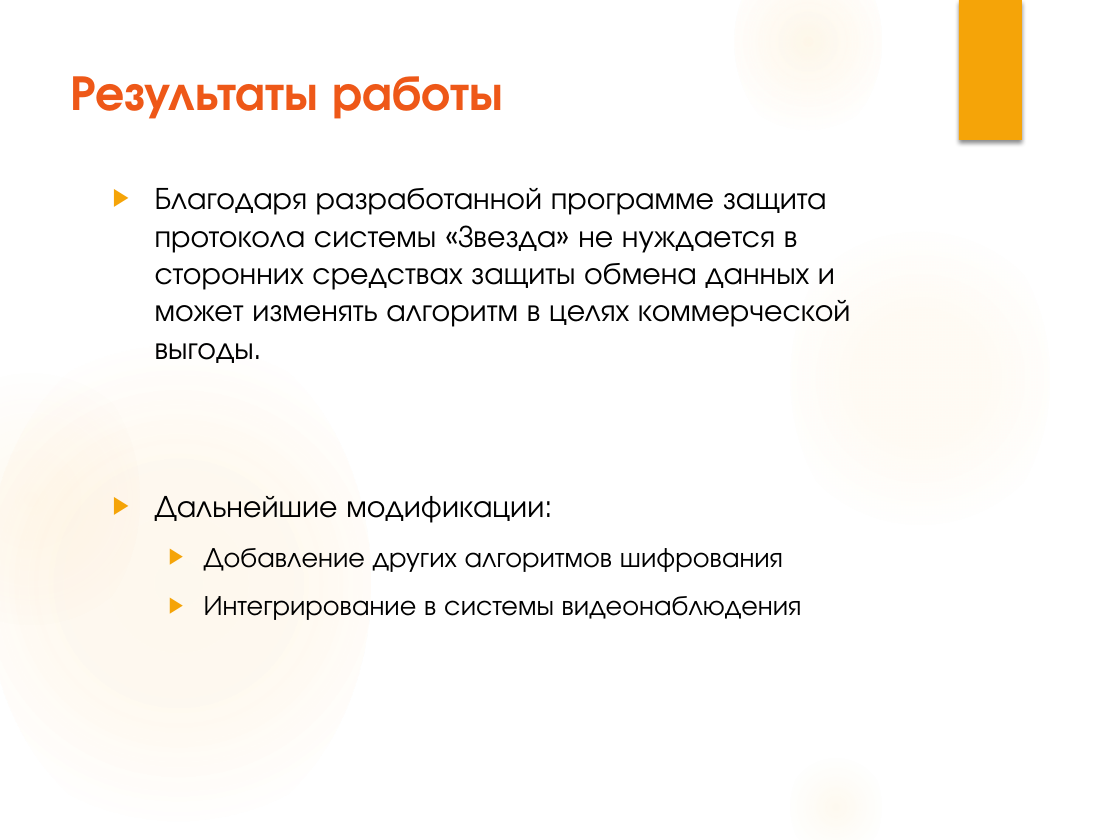
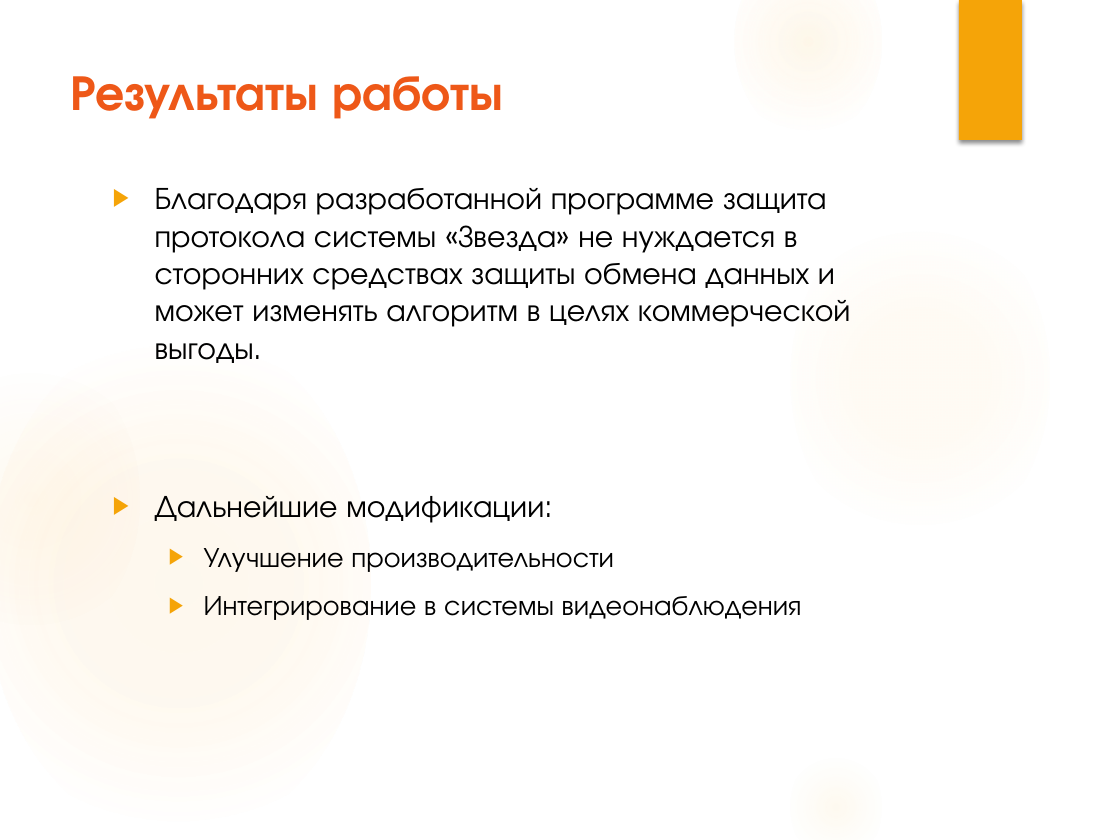
Before and after one commit to PostHttp/Diplom, a slide deck: slide 10 of Danilov_O_V.pptx. Drawn at 1120x840 pixels with LibreOffice and Linux fonts; fonts in the diff are those of the drawing. Boxes give left, top, right and bottom in pixels: in the first picture for what was removed or moved away, otherwise in the second. Text is boxed around its words. In the diff, an @@ line names an element or a change of style, - is before the commit and + after.

```diff
--- a/Danilov_O_V.pptx
+++ b/Danilov_O_V.pptx
@@ text at [204, 548, 614, 572]: text changed @@
-  ▶ Добавление других алгоритмов шифрования
+  ▶ Улучшение производительности
```
Also in this commit, not shown: 1 other slide changed.
